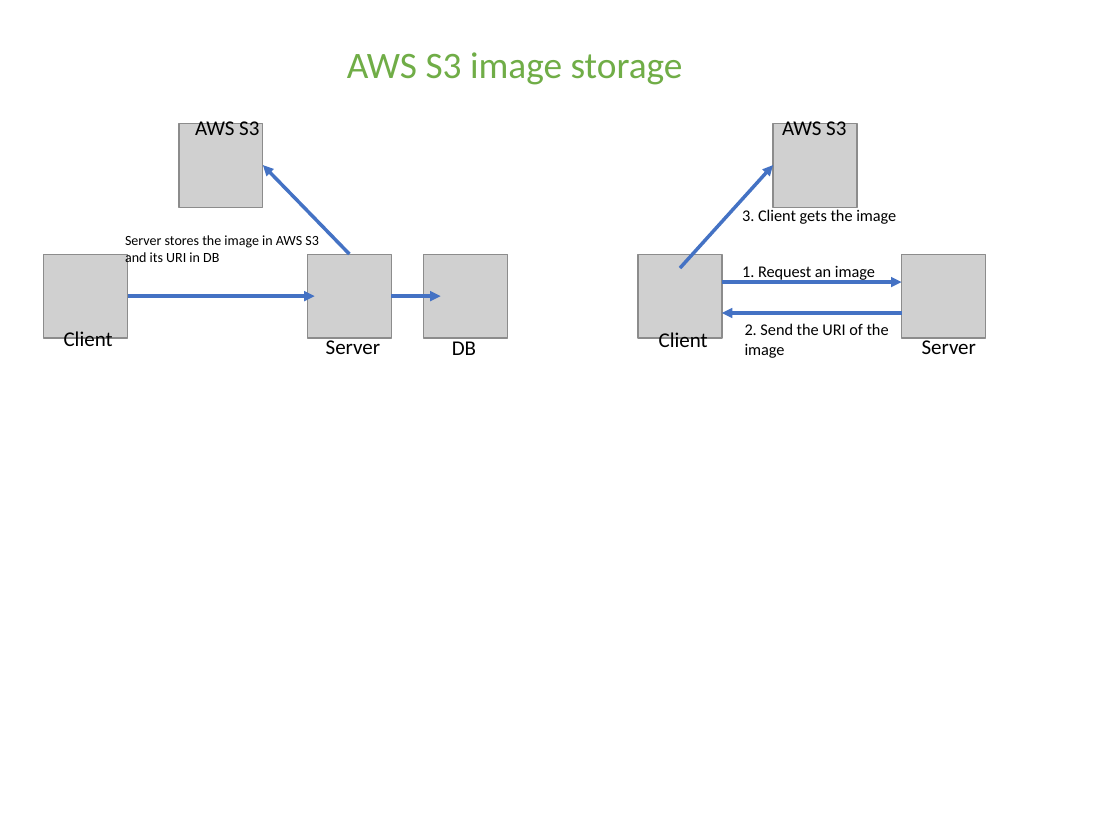
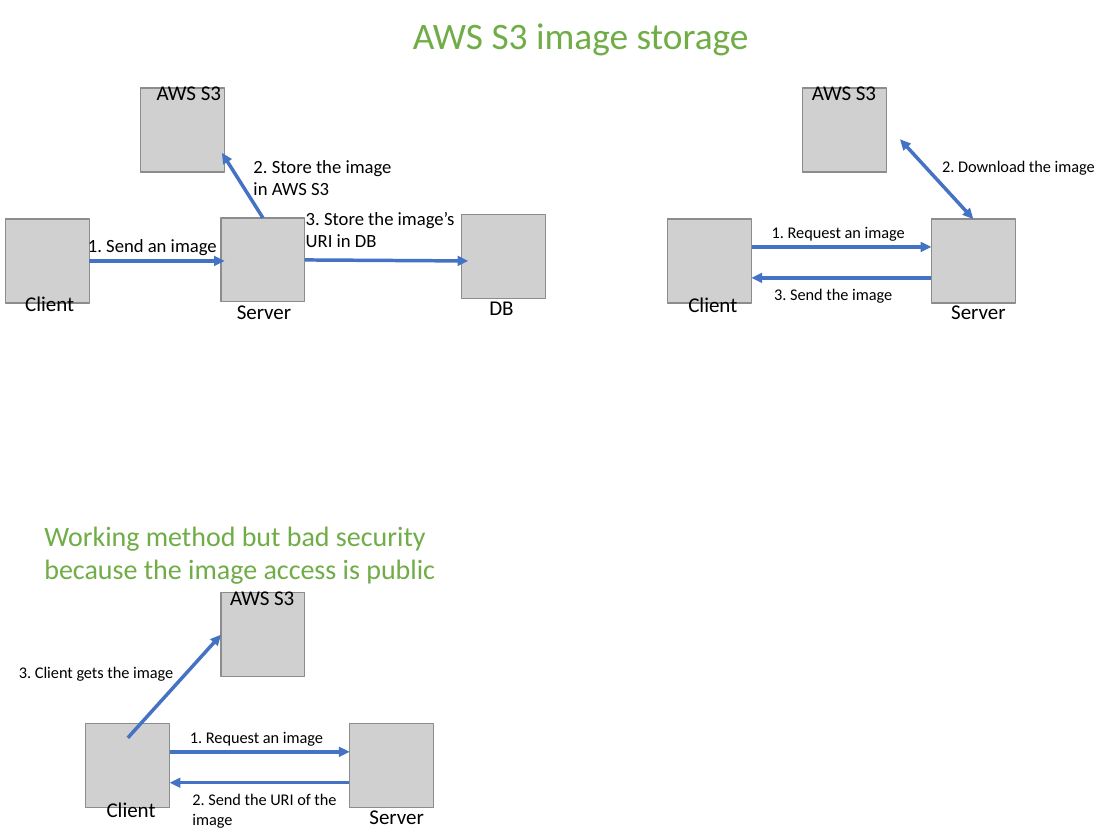
Before and after one commit to vacu9708/Shopping-mall, a slide deck: slide 2 of Architecture.pptx. Drawn at 1120x840 pixels with LibreOffice and Linux fonts; fonts in the diff are those of the drawing; grey boxes stand for pictures. Boxes give left, top, right and bottom in pixels: in the first picture for what was removed or moved away, otherwise in the second. Text is boxed around its words. In the diff, an @@ line names an element or a change of style, - is before the commit and + after.

```diff
--- a/Architecture.pptx
+++ b/Architecture.pptx
@@ text "AWS S3 image storage": place and size @@
-text "AWS S3 image storage" at <box>347,52,683,85</box>
+text "AWS S3 image storage" at <box>413,23,749,56</box>
@@ 2 pictures, 2 texts: place and size @@
-2 pictures, 2 texts at <box>44,118,263,353</box>
+2 pictures, 2 texts at <box>6,83,224,318</box>
@@ double arrow added from (900, 140) to (973, 220), #4472C4 2.25 pt @@
@@ arrow moved from (349, 254) - (263, 165) to (263, 218) - (222, 153) @@
@@ text added at <box>253,160,392,201</box>, 12 pt, text #000000 @@
+2. Store the image
+in AWS S3
@@ text added at <box>942,160,1095,175</box>, 10.5 pt, text #000000 @@
+2. Download the image
@@ text at <box>88,236,217,257</box>: text changed; size 9 to 12 pt @@
-Server stores the image in AWS S3
-and its URI in DB
+1. Send an image
@@ picture: place and size @@
-picture at <box>307,254,391,338</box>
+picture at <box>221,218,305,302</box>
@@ text added at <box>306,212,455,247</box>, 12 pt, text #000000 @@
+3. Store the image’s
+URI in DB
@@ picture: place and size @@
-picture at <box>423,254,507,338</box>
+picture at <box>461,214,545,298</box>
@@ text "1. Request an image": place and size @@
-text "1. Request an image" at <box>742,266,875,282</box>
+text "1. Request an image" at <box>772,227,905,241</box>
@@ arrow moved from (128, 296) - (315, 296) to (90, 261) - (224, 261) @@
@@ arrow moved from (391, 296) - (440, 296) to (305, 260) - (468, 261) @@
@@ text "Server": place and size @@
-text "Server" at <box>326,337,380,354</box>
+text "Server" at <box>237,301,291,319</box>
@@ text "DB": place and size @@
-text "DB" at <box>452,337,476,355</box>
+text "DB" at <box>489,298,513,315</box>
@@ 3 pictures, 3 texts, 2 arrows: place and size @@
-3 pictures, 3 texts, 2 arrows at <box>638,118,986,354</box>
+3 pictures, 3 texts, 2 arrows at <box>668,83,1015,319</box>
@@ text at <box>774,288,892,303</box>: text changed @@
-2. Send the URI of the image
+3. Send the image
@@ text added at <box>44,526,435,584</box>, 18 pt, text #70AD47 @@
+Working method but bad security
+because the image access is public
@@ picture added at <box>221,592,305,676</box> @@
@@ text added at <box>230,588,294,605</box>, 13.5 pt, text #000000 @@
+AWS S3
@@ text "3. Client gets the image": place and size @@
-text "3. Client gets the image" at <box>742,209,896,224</box>
+text "3. Client gets the image" at <box>19,666,173,681</box>
@@ arrow moved from (680, 268) - (773, 165) to (128, 738) - (221, 635) @@
@@ picture added at <box>86,724,170,808</box> @@
@@ text added at <box>190,732,323,746</box>, 10.5 pt, text #000000 @@
+1. Request an image
@@ picture added at <box>349,724,433,808</box> @@
@@ arrow added from (170, 752) to (349, 752), #4472C4 2.25 pt @@
@@ text added at <box>107,802,156,823</box>, 13.5 pt, text #000000 @@
+Client
@@ arrow added from (349, 783) to (170, 783), #4472C4 2.25 pt @@
@@ text added at <box>192,793,336,828</box>, 10.5 pt, text #000000 @@
+2. Send the URI of the image
@@ text added at <box>369,806,423,824</box>, 13.5 pt, text #000000 @@
+Server
```
Also in this commit, not shown: 1 slide added.
